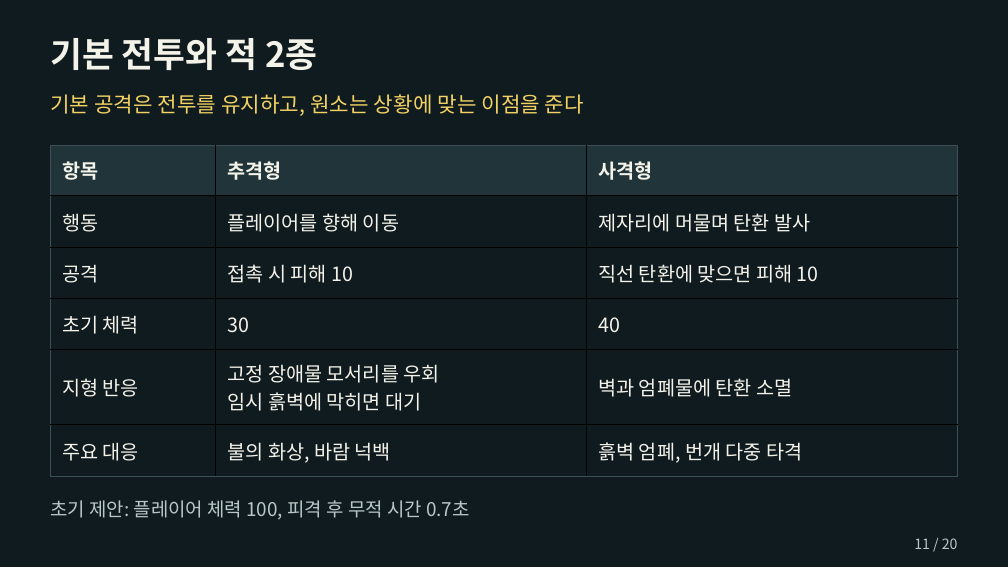
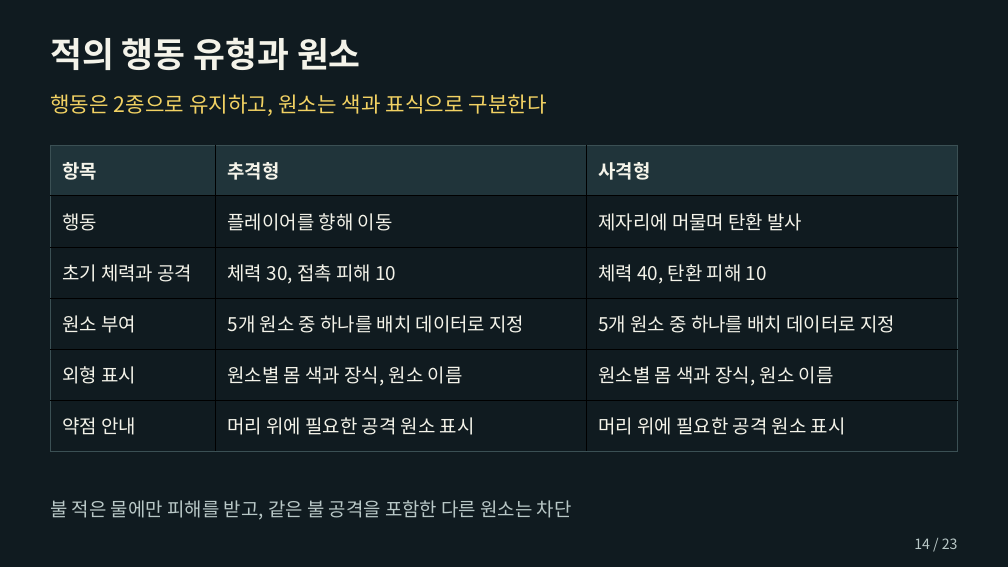
Before and after one commit to chanwhee0330/element-eater, a slide deck: slide 14 of outputs/엘리먼트_이터_기획서_허찬휘.pptx (slide 11 before the commit). Drawn at 1008x567 pixels with LibreOffice and Linux fonts; fonts in the diff are those of the drawing. Boxes give left, top, right and bottom in pixels: in the first picture for what was removed or moved away, otherwise in the second. Text is boxed around its words. In the diff, an @@ line names an element or a change of style, - is before the commit and + after.

```diff
--- a/outputs/엘리먼트_이터_기획서_허찬휘.pptx
+++ b/outputs/엘리먼트_이터_기획서_허찬휘.pptx
@@ text at (50, 37, 361, 70): text changed @@
-기본 전투와 적 2종
+적의 행동 유형과 원소
@@ text at (50, 94, 547, 116): text changed @@
-기본 공격은 전투를 유지하고, 원소는 상황에 맞는 이점을 준다
+행동은 2종으로 유지하고, 원소는 색과 표식으로 구분한다
@@ table at (51, 145, 959, 451) @@
-row 3: 공격 | 접촉 시 피해 10 | 직선 탄환에 맞으면 피해 10
+row 3: 초기 체력과 공격 | 체력 30, 접촉 피해 10 | 체력 40, 탄환 피해 10
-row 4: 초기 체력 | 30 | 40
+row 4: 원소 부여 | 5개 원소 중 하나를 배치 데이터로 지정 | 5개 원소 중 하나를 배치 데이터로 지정
-row 5: 지형 반응 | 고정 장애물 모서리를 우회 / 임시 흙벽에 막히면 대기 | 벽과 엄폐물에 탄환 소멸
+row 5: 외형 표시 | 원소별 몸 색과 장식, 원소 이름 | 원소별 몸 색과 장식, 원소 이름
-row 6: 주요 대응 | 불의 화상, 바람 넉백 | 흙벽 엄폐, 번개 다중 타격
+row 6: 약점 안내 | 머리 위에 필요한 공격 원소 표시 | 머리 위에 필요한 공격 원소 표시
@@ size 18.8 to 18 pt in "항목", "추격형", "사격형", "행동" and 2 more places @@
@@ text at (50, 500, 572, 520): text changed @@
-초기 제안: 플레이어 체력 100, 피격 후 무적 시간 0.7초
+불 적은 물에만 피해를 받고, 같은 불 공격을 포함한 다른 원소는 차단
@@ text at (914, 538, 958, 549): text changed @@
-11 / 20
+14 / 23
```
Also in this commit, not shown: 19 other slides changed, 3 slides added, 10 other files.
